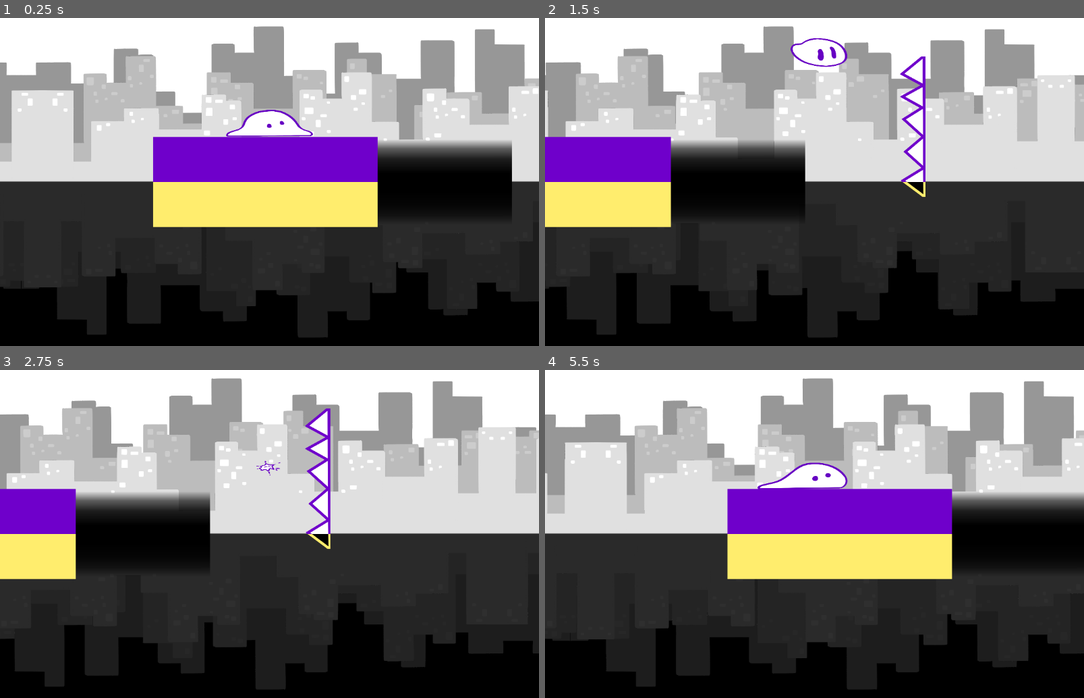
Above: before the commit, frames 1-4 (two rows, left to right).
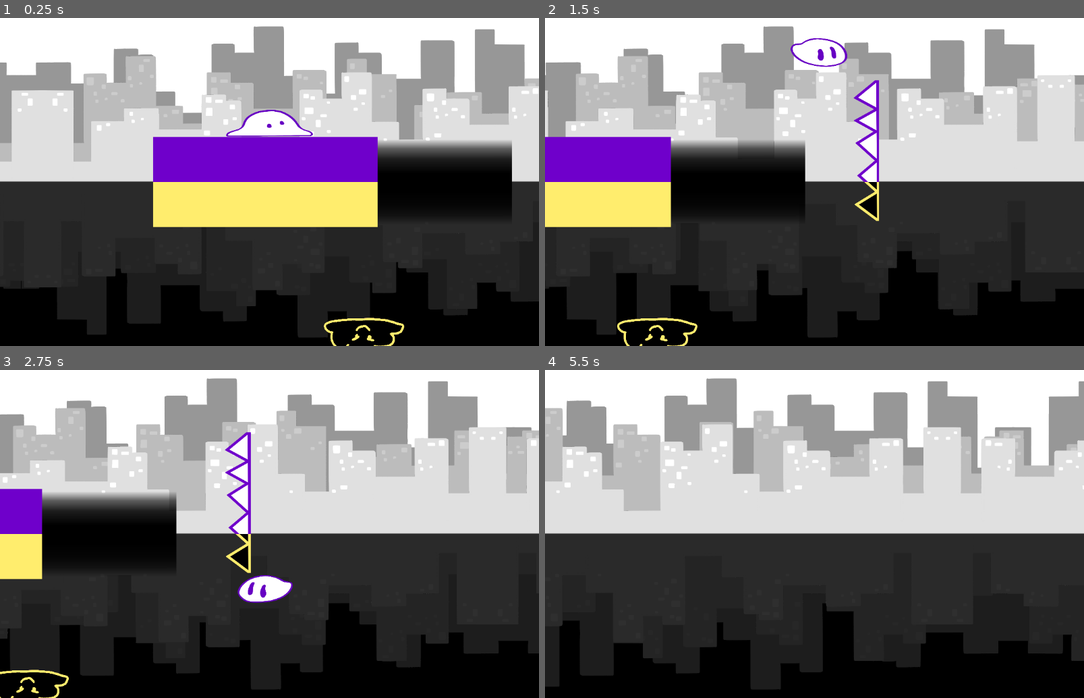
Above: after the commit, the same moments.

Repository: Globs-United/Project
Game: Godot game, scene res://lvl1.tscn
The game is run twice, just before and just after one commit, with the same random seed, the same clock (stepped at 60 frames per second) and the same inputs.
Inputs:
- Up to frame 1 (0.25 s): no input
- Up to frame 2 (1.5 s): hold Right (moveRight) from 0.53 s (still down); tap Space (jump) at 0.77 s
- Up to frame 3 (2.75 s): tap Space (jump) at 1.52 s; release Right (moveRight) at 2.03 s; hold Left (moveLeft) from 2.03 s (still down)
- Up to frame 4 (5.5 s): release Left (moveLeft) at 2.78 s; hold Right (moveRight) 2.78-4.28 s; tap Space (jump) at 3.02, 3.77, 4.52 s; hold Left (moveLeft) 4.28-5.03 s; hold Right (moveRight) from 5.03 s (still down)

The runs differ from the first frame. In frame 1, 0.3% of the frame differs, in the area x 60-76%, y 91-100%; in frame 2, 2.5%; in frame 3, 15%; in frame 4, 40%, in the area x 0-100%, y 2-98%.

Commit message:
Fix Cloud Flipping

Diff:
--- a/lvl1.tscn
+++ b/lvl1.tscn
@@ -6,6 +6,7 @@
 [ext_resource type="PackedScene" uid="uid://b7kig75wfp6de" path="res://object_scenes/background.tscn" id="5_audra"]
 [ext_resource type="Script" uid="uid://w8iguxe1l24l" path="res://scripts/camera_2d.gd" id="5_ok8r0"]
 [ext_resource type="PackedScene" uid="uid://dbjmiklp0s68j" path="res://object_scenes/spikes.tscn" id="6_audra"]
+[ext_resource type="PackedScene" uid="uid://d4h8ppy0mb78w" path="res://object_scenes/lightning_cloud.tscn" id="6_x7kom"]
 
 [node name="Lvl 1" type="Node2D"]
 
@@ -26,6 +27,10 @@
 
 [node name="ParallaxBackground" parent="." instance=ExtResource("5_audra")]
 
+[node name="Lightning Cloud" parent="." instance=ExtResource("6_x7kom")]
+position = Vector2(450, 55)
+scale = Vector2(0.2, 0.2)
+
 [node name="Spikes" parent="." instance=ExtResource("6_audra")]
-position = Vector2(989, 232)
+position = Vector2(890, 283)
 scale = Vector2(0.3, 0.3)
--- a/object_scenes/lightning_cloud.tscn
+++ b/object_scenes/lightning_cloud.tscn
@@ -10,6 +10,7 @@
 [ext_resource type="Texture2D" uid="uid://bqu51vujisohk" path="res://hazard_animations/Lightning_0006.png" id="8_gx5gs"]
 [ext_resource type="Texture2D" uid="uid://dma700gqvqab0" path="res://hazard_animations/Lightning_0007.png" id="9_h40x2"]
 [ext_resource type="Texture2D" uid="uid://dy3swmowpu0l0" path="res://hazard_animations/LightningY_0000.png" id="10_cefix"]
+[ext_resource type="Texture2D" uid="uid://5v3hwf52cfbf" path="res://sprites/transparentPixel.png" id="10_hxtg4"]
 [ext_resource type="Texture2D" uid="uid://lgd3ylwkqggg" path="res://hazard_animations/LightningY_0001.png" id="11_klp64"]
 [ext_resource type="Texture2D" uid="uid://b4yqne5sdek66" path="res://hazard_animations/LightningY_0002.png" id="12_hyihn"]
 [ext_resource type="Texture2D" uid="uid://c06x1yjdrxhqs" path="res://hazard_animations/LightningY_0003.png" id="13_hctxk"]
@@ -20,11 +21,9 @@
 [ext_resource type="Texture2D" uid="uid://bqhu5m30dwp3x" path="res://enemy_animations/CloudBlink_0000.png" id="18_k5fhs"]
 [ext_resource type="Texture2D" uid="uid://l6ol34cgyf4v" path="res://enemy_animations/CloudBlink_0001.png" id="19_qhvtj"]
 [ext_resource type="Texture2D" uid="uid://c7l0l600x5is1" path="res://enemy_animations/CloudBlink_0002.png" id="20_c2msu"]
-[ext_resource type="Texture2D" uid="uid://cxbsf65fpbcks" path="res://enemy_animations/CloudBlink_0003.png" id="21_t7xyu"]
 [ext_resource type="Texture2D" uid="uid://ce6fgewy4ftre" path="res://enemy_animations/CloudBlinkY_0000.png" id="22_ntbb0"]
 [ext_resource type="Texture2D" uid="uid://di01f8nygm3qv" path="res://enemy_animations/CloudBlinkY_0001.png" id="23_f2t1i"]
 [ext_resource type="Texture2D" uid="uid://b3sc2m2v5tb81" path="res://enemy_animations/CloudBlinkY_0002.png" id="24_82fal"]
-[ext_resource type="Texture2D" uid="uid://dif2yogxck8gp" path="res://enemy_animations/CloudBlinkY_0003.png" id="25_37igu"]
 
 [sub_resource type="RectangleShape2D" id="RectangleShape2D_vcdl5"]
 size = Vector2(14, 56.5)
@@ -55,6 +54,33 @@
 }, {
 "duration": 1.0,
 "texture": ExtResource("9_h40x2")
+}, {
+"duration": 1.0,
+"texture": ExtResource("4_p4ab8")
+}, {
+"duration": 1.0,
+"texture": ExtResource("5_bi57q")
+}, {
+"duration": 1.0,
+"texture": ExtResource("6_odtdy")
+}, {
+"duration": 1.0,
+"texture": ExtResource("7_2n7fx")
+}, {
+"duration": 1.0,
+"texture": ExtResource("8_gx5gs")
+}, {
+"duration": 1.0,
+"texture": ExtResource("9_h40x2")
+}, {
+"duration": 1.0,
+"texture": ExtResource("3_b78l3")
+}, {
+"duration": 1.0,
+"texture": ExtResource("2_nx1hr")
+}, {
+"duration": 1.0,
+"texture": ExtResource("10_hxtg4")
 }],
 "loop": true,
 "name": &"strike",
@@ -84,6 +110,33 @@
 }, {
 "duration": 1.0,
 "texture": ExtResource("17_ch0cf")
+}, {
+"duration": 1.0,
+"texture": ExtResource("12_hyihn")
+}, {
+"duration": 1.0,
+"texture": ExtResource("13_hctxk")
+}, {
+"duration": 1.0,
+"texture": ExtResource("14_fxpcy")
+}, {
+"duration": 1.0,
+"texture": ExtResource("15_uwagh")
+}, {
+"duration": 1.0,
+"texture": ExtResource("16_jaamd")
+}, {
+"duration": 1.0,
+"texture": ExtResource("17_ch0cf")
+}, {
+"duration": 1.0,
+"texture": ExtResource("11_klp64")
+}, {
+"duration": 1.0,
+"texture": ExtResource("10_cefix")
+}, {
+"duration": 1.0,
+"texture": ExtResource("10_hxtg4")
 }],
 "loop": true,
 "name": &"strikeY",
@@ -91,7 +144,7 @@
 }, {
 "frames": [{
 "duration": 1.0,
-"texture": null
+"texture": ExtResource("10_hxtg4")
 }],
 "loop": true,
 "name": &"wait",
@@ -113,27 +166,6 @@
 }, {
 "duration": 1.0,
 "texture": ExtResource("20_c2msu")
-}, {
-"duration": 1.0,
-"texture": ExtResource("21_t7xyu")
-}, {
-"duration": 1.0,
-"texture": ExtResource("21_t7xyu")
-}, {
-"duration": 1.0,
-"texture": ExtResource("21_t7xyu")
-}, {
-"duration": 1.0,
-"texture": ExtResource("21_t7xyu")
-}, {
-"duration": 1.0,
-"texture": ExtResource("21_t7xyu")
-}, {
-"duration": 1.0,
-"texture": ExtResource("21_t7xyu")
-}, {
-"duration": 1.0,
-"texture": ExtResource("21_t7xyu")
 }],
 "loop": true,
 "name": &"blink",
@@ -148,9 +180,6 @@
 }, {
 "duration": 1.0,
 "texture": ExtResource("24_82fal")
-}, {
-"duration": 1.0,
-"texture": ExtResource("25_37igu")
 }],
 "loop": true,
 "name": &"blinkY",
@@ -173,7 +202,8 @@
 [node name="AnimatedSprite2D" type="AnimatedSprite2D" parent="Lightning"]
 position = Vector2(0, 570)
 sprite_frames = SubResource("SpriteFrames_51kvq")
-animation = &"strike"
+animation = &"wait"
+frame_progress = 0.192698
 
 [node name="CollisionShape2D" type="CollisionShape2D" parent="."]
 position = Vector2(0, -140)
@@ -184,6 +214,7 @@
 [node name="AnimatedSprite2D" type="AnimatedSprite2D" parent="."]
 sprite_frames = SubResource("SpriteFrames_037l4")
 animation = &"blink"
+frame_progress = 0.471632
 
 [node name="RestTimer" type="Timer" parent="."]
 wait_time = 4.0
--- a/object_scenes/spikes.tscn
+++ b/object_scenes/spikes.tscn
@@ -28,12 +28,13 @@
 }]
 
 [sub_resource type="RectangleShape2D" id="RectangleShape2D_jh1ha"]
+size = Vector2(12.5714, 20)
 
 [sub_resource type="RectangleShape2D" id="RectangleShape2D_kpnp0"]
+size = Vector2(16.8, 18.74)
 
 [node name="Spikes" type="StaticBody2D"]
 script = ExtResource("1_0fqjf")
-metadata/_edit_group_ = true
 
 [node name="Sprite2D" type="AnimatedSprite2D" parent="."]
 material = SubResource("ShaderMaterial_kpnp0")
@@ -41,14 +42,14 @@
 animation = &"spike"
 
 [node name="CollisionShape2D" type="CollisionShape2D" parent="."]
-position = Vector2(50, 0)
+position = Vector2(76, 0)
 scale = Vector2(7, 50)
 shape = SubResource("RectangleShape2D_jh1ha")
 
 [node name="Area2D" type="Area2D" parent="."]
 
 [node name="CollisionShape2D" type="CollisionShape2D" parent="Area2D"]
-position = Vector2(-5, 0)
+position = Vector2(3, 4.50001)
 scale = Vector2(5, 50)
 shape = SubResource("RectangleShape2D_kpnp0")
 
--- a/scripts/lightning_cloud.gd
+++ b/scripts/lightning_cloud.gd
@@ -8,17 +8,21 @@
 
 func _ready() -> void:
 	$RestTimer.start()
+	change_world();
 
 func _process(_delta: float) -> void:
 	if lightning_striking && player_within:
 		get_tree().call_group("player", "_on_being_hit")
-	if Yworld != $AnimatedSprite2D.flip_v:
-		Yworld = !Yworld
-		change_world()
+	#if Yworld != $AnimatedSprite2D.flip_v:
+		#Yworld = !Yworld
+		#change_world()
 	if Yworld:
 		$AnimatedSprite2D.play("blinkY")
 	else:
 		$AnimatedSprite2D.play("blink")
+
+	if $Lightning/AnimatedSprite2D.frame == 16:
+		_on_animated_sprite_2d_animation_finished();
 
 
 
@@ -48,7 +52,8 @@
 		player_within = false
 
 func change_world():
-	Yworld = !Yworld
-	$AnimatedSprite2D.flip_v = !($AnimatedSprite2D.flip_v)
-	$Lightning/AnimatedSprite2D.flip_v = $AnimatedSprite2D.flip_v
-	$".".y *= -1
+	Yworld = !Yworld;
+	#$AnimatedSprite2D.flip_v = !($AnimatedSprite2D.flip_v);
+	$Lightning/AnimatedSprite2D.flip_v = $AnimatedSprite2D.flip_v;
+	position.y = 600 - (position.y - scale.y * 570);
+	scale.y *= -1;
--- a/scripts/spikes.gd
+++ b/scripts/spikes.gd
@@ -6,18 +6,18 @@
 func _process(_delta: float) -> void:
 	if player_within:
 		get_tree().call_group("player", "_on_being_hit")
-	if Yworld != $Sprite2D.flip_v:
-		Yworld = !Yworld
-		change_world()
+	#if Yworld != $Sprite2D.flip_v:
+		#Yworld = !Yworld
+		#change_world()
 	if Yworld:
 		$Sprite2D.play("spikeY")
 	else:
 		$Sprite2D.play("spike")
 
 
-func change_world():
-	Yworld = !Yworld
-	$Sprite2D.flip_v = !($Sprite2D.flip_v)
+#func change_world():
+	#Yworld = !Yworld
+	#$Sprite2D.flip_v = !($Sprite2D.flip_v)
 
 func _on_area_2d_body_entered(body: Node2D) -> void:
 	if body.is_in_group("player"):
Not shown: 1 places in lvl1.tscn that only renumber resources
Not shown: 1 places in object_scenes/lightning_cloud.tscn that only renumber resources
